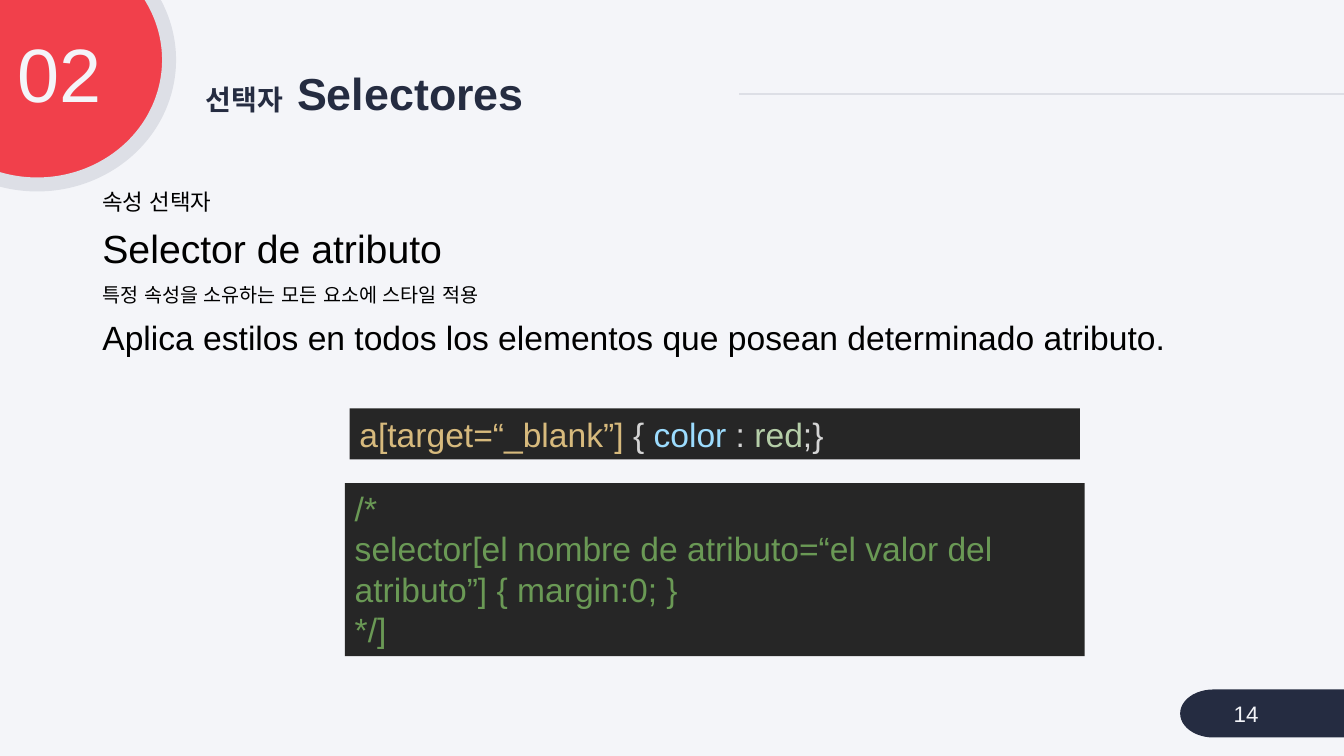
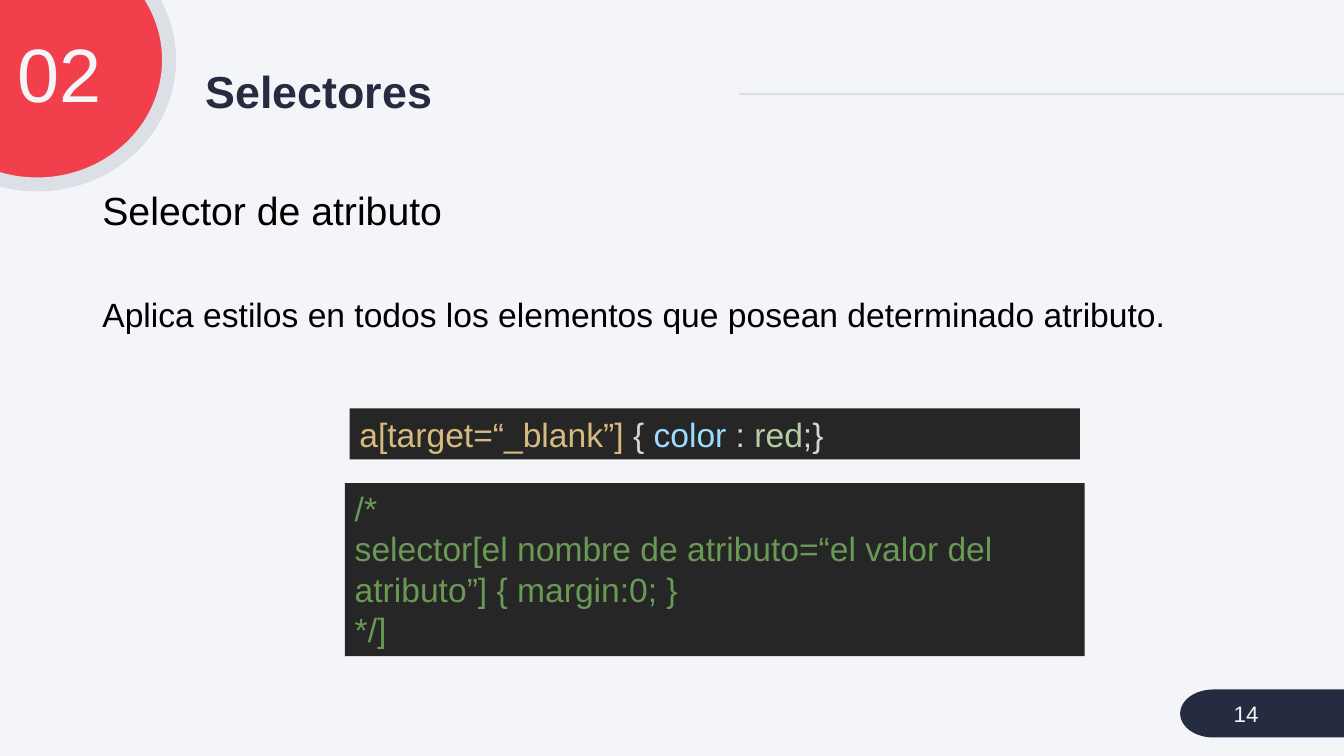
Before and after one commit to cialafamilia/practica, a slide deck: slide 14 of ppt/1908 CSS.pptx. Drawn at 1344x756 pixels with LibreOffice and Linux fonts; fonts in the diff are those of the drawing. Boxes give left, top, right and bottom in pixels: in the first picture for what was removed or moved away, otherwise in the second. Text is boxed around its words. In the diff, an @@ line names an element or a change of style, - is before the commit and + after.

```diff
--- a/ppt/1908 CSS.pptx
+++ b/ppt/1908 CSS.pptx
@@ title at (x1=206, y1=75, x2=432, y2=109): text changed @@
-선택자 Selectores
+Selectores
@@ text at (x1=102, y1=191, x2=212, y2=212): paragraph removed @@
-속성 선택자
@@ text at (x1=102, y1=285, x2=478, y2=304): paragraph removed @@
-특정 속성을 소유하는 모든 요소에 스타일 적용
```
Also in this commit, not shown: 21 other slides changed, 5 other files.
